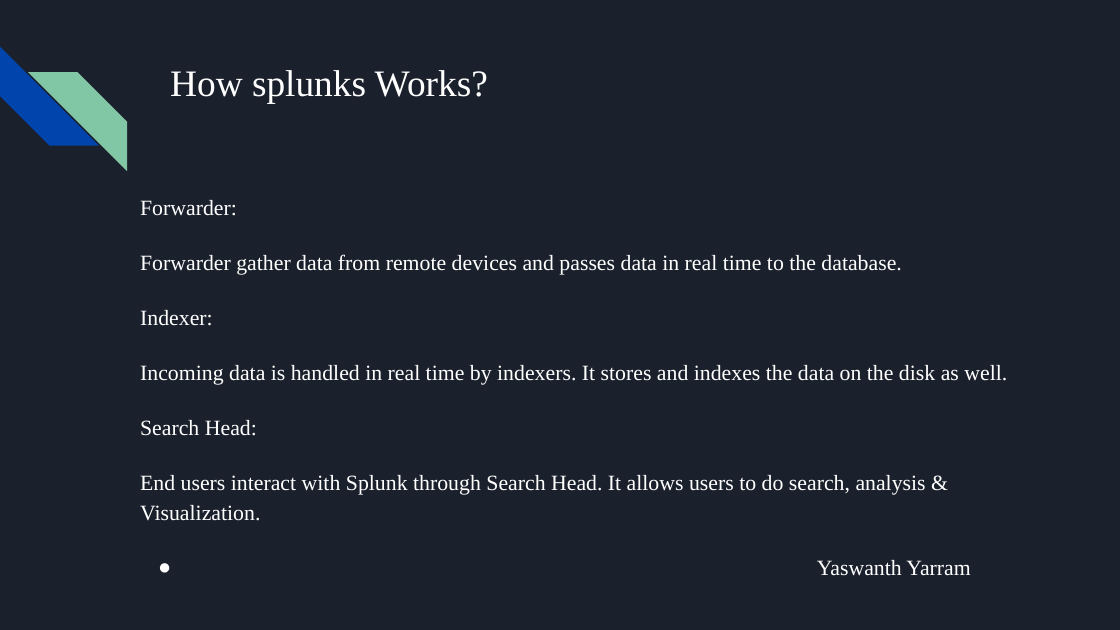
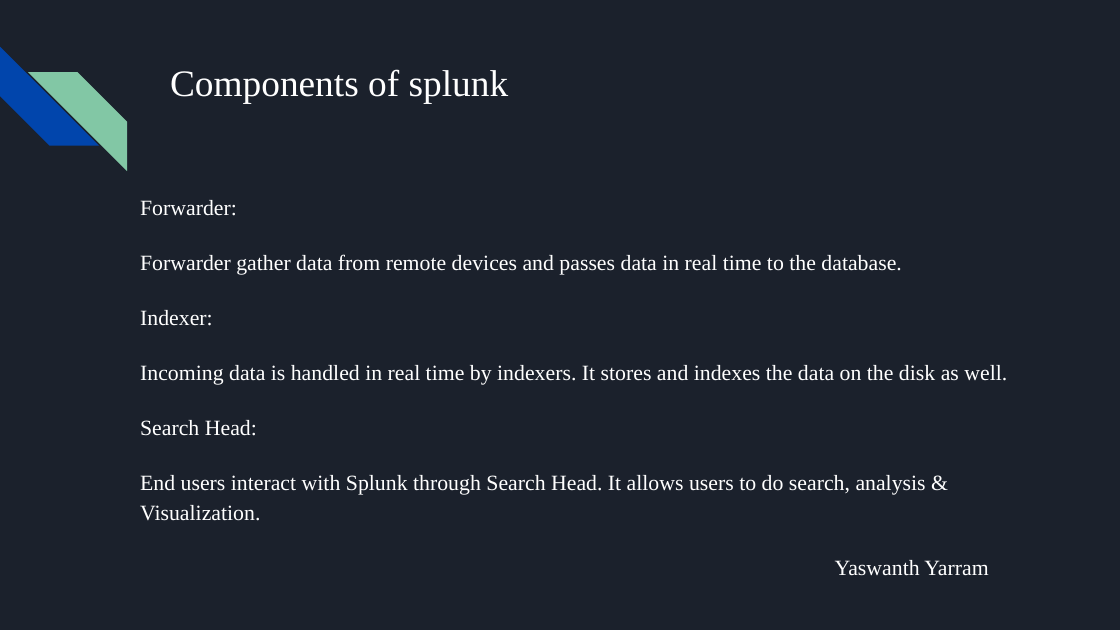
Before and after one commit to VSMDURGAPRASAD/splunk-project, a slide deck: slide 7 of docs/Splunk.pptx. Drawn at 1120x630 pixels with LibreOffice and Linux fonts; fonts in the diff are those of the drawing. Boxes give left, top, right and bottom in pixels: in the first picture for what was removed or moved away, otherwise in the second. Text is boxed around its words. In the diff, an @@ line names an element or a change of style, - is before the commit and + after.

Commit message:
made changes to PPT

```diff
--- a/docs/Splunk.pptx
+++ b/docs/Splunk.pptx
@@ title at <box>170,69,509,104</box>: text changed @@
-How splunks Works?
+Components of splunk
@@ text at <box>835,560,988,576</box>: bullet ● to none @@
```
Also in this commit, not shown: 3 other slides changed.
